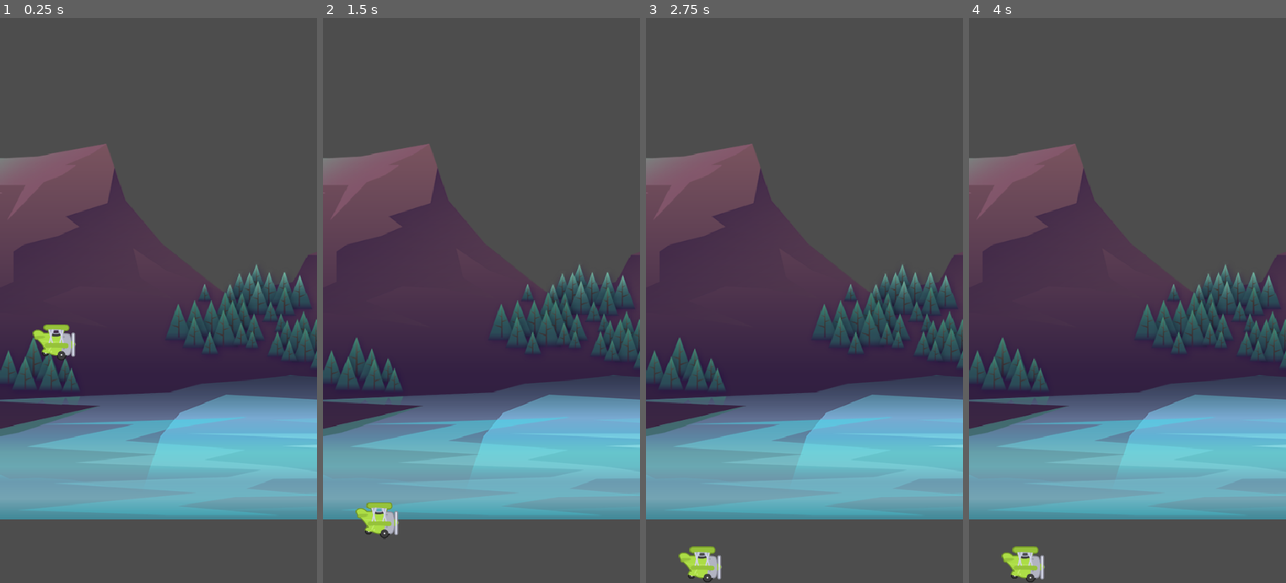
Above: before the commit, frames 1-4 (left to right).
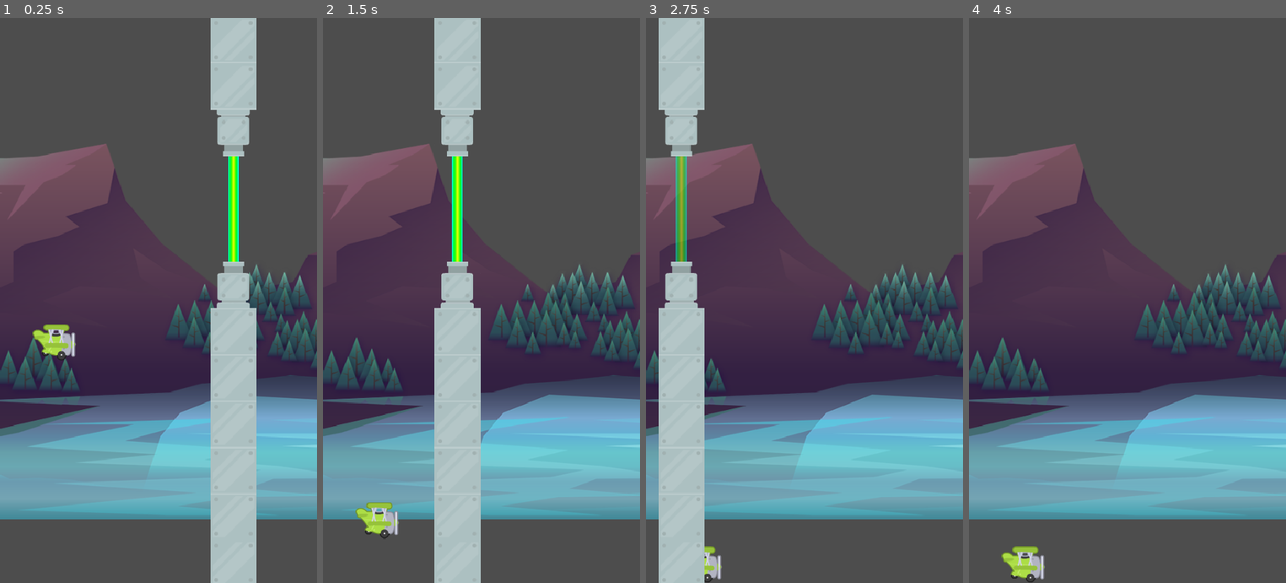
Above: after the commit, the same moments.

Repository: Peter-Pander/Tappy
Game: Godot game, scene res://Scenes/Game/Game.tscn
Same seed, same stepped clock (60 frames per second), same inputs: the game is played once before the commit and once after it.
Inputs:
- Up to frame 1 (0.25 s): no input
- Up to frame 2 (1.5 s): tap Space (jump) at 0.77 s
- Up to frame 3 (2.75 s): tap Space (jump) at 1.52 s
- Up to frame 4 (4 s): tap Space (jump) at 3.02, 3.77 s

The runs differ from the first frame. In frame 1, 12% of the frame differs, in the area x 66-81%, y 0-100%; in frame 2, 12%, in the area x 35-50%, y 0-100%; in frame 3, 12%; in frame 4, nothing differs.

Commit message:
Add pipe scrolling and auto-removal when off-screen
- Pipes now move left at 120 pixels per second in _process
- Connected VisibleOnScreenNotifier2D's screen_exited signal
- Pipe scene removes itself from the tree when off-screen
- Tested by instancing a pipe in the main scene to verify behavior

Diff:
--- a/Scenes/Game/Game.tscn
+++ b/Scenes/Game/Game.tscn
@@ -1,8 +1,9 @@
-[gd_scene load_steps=4 format=3 uid="uid://dnghy4durt210"]
+[gd_scene load_steps=5 format=3 uid="uid://dnghy4durt210"]
 
 [ext_resource type="Texture2D" uid="uid://bo5jjmdduqm1p" path="res://assets/background/rocks_2.png" id="1_rdw05"]
 [ext_resource type="PackedScene" uid="uid://ph3wxou8gdsq" path="res://Scenes/Plane/Plane.tscn" id="2_gwu2e"]
 [ext_resource type="PackedScene" uid="uid://cafxf35lsiggm" path="res://Scenes/Barrier/Barrier.tscn" id="3_xbxml"]
+[ext_resource type="PackedScene" uid="uid://dm55awt40lsd4" path="res://Scenes/Pipes/Pipes.tscn" id="4_ln2h6"]
 
 [node name="Game" type="Node2D"]
 
@@ -14,3 +15,6 @@
 position = Vector2(82, 457)
 
 [node name="Barrier" parent="." instance=ExtResource("3_xbxml")]
+
+[node name="Pipes" parent="." instance=ExtResource("4_ln2h6")]
+position = Vector2(383, 288)
--- a/Scenes/Laser/Laser.tscn
+++ b/Scenes/Laser/Laser.tscn
@@ -4,6 +4,21 @@
 
 [sub_resource type="RectangleShape2D" id="RectangleShape2D_nhk4o"]
 size = Vector2(8, 191)
+
+[sub_resource type="Animation" id="Animation_g6hyc"]
+length = 0.001
+tracks/0/type = "value"
+tracks/0/imported = false
+tracks/0/enabled = true
+tracks/0/path = NodePath("Sprite2D:modulate")
+tracks/0/interp = 1
+tracks/0/loop_wrap = true
+tracks/0/keys = {
+"times": PackedFloat32Array(0),
+"transitions": PackedFloat32Array(1),
+"update": 0,
+"values": [Color(1, 1, 1, 1)]
+}
 
 [sub_resource type="Animation" id="Animation_nhk4o"]
 resource_name = "flash"
@@ -21,21 +36,6 @@
 "transitions": PackedFloat32Array(1, 1, 1, 1, 1),
 "update": 0,
 "values": [Color(1, 1, 1, 1), Color(1, 1, 1, 1), Color(1, 1, 1, 0), Color(1, 1, 1, 0), Color(1, 1, 1, 1)]
-}
-
-[sub_resource type="Animation" id="Animation_g6hyc"]
-length = 0.001
-tracks/0/type = "value"
-tracks/0/imported = false
-tracks/0/enabled = true
-tracks/0/path = NodePath("Sprite2D:modulate")
-tracks/0/interp = 1
-tracks/0/loop_wrap = true
-tracks/0/keys = {
-"times": PackedFloat32Array(0),
-"transitions": PackedFloat32Array(1),
-"update": 0,
-"values": [Color(1, 1, 1, 1)]
 }
 
 [sub_resource type="AnimationLibrary" id="AnimationLibrary_g6hyc"]
--- /dev/null
+++ b/Scenes/Pipes/Pipes.gd
@@ -0,0 +1,25 @@
+extends Node2D
+
+
+const SPEED: float = 120.0
+const OFF_SCREEN: float = 100.0
+
+# Called when the node enters the scene tree for the first time.
+func _ready() -> void:
+	pass # Replace with function body.
+
+
+# Called every frame. 'delta' is the elapsed time since the previous frame.
+func _process(delta: float) -> void:
+	position.x -= SPEED * delta
+	if position.x < get_viewport_rect().position.x - OFF_SCREEN:
+		die()
+
+
+func die() -> void:
+	set_process(false)
+	queue_free()
+
+
+func _on_screen_exited() -> void:
+	die()
--- a/Scenes/Pipes/Pipes.tscn
+++ b/Scenes/Pipes/Pipes.tscn
@@ -1,9 +1,11 @@
-[gd_scene load_steps=3 format=3 uid="uid://dm55awt40lsd4"]
+[gd_scene load_steps=4 format=3 uid="uid://dm55awt40lsd4"]
 
 [ext_resource type="PackedScene" uid="uid://bteu74oxualif" path="res://Scenes/Laser/Laser.tscn" id="1_cd7t7"]
+[ext_resource type="Script" uid="uid://gs7rmkqmfq75" path="res://Scenes/Pipes/Pipes.gd" id="1_u8oov"]
 [ext_resource type="PackedScene" uid="uid://b15k35q30ig5r" path="res://Scenes/Pipe/Pipe.tscn" id="2_nqmk8"]
 
 [node name="Pipes" type="Node2D"]
+script = ExtResource("1_u8oov")
 
 [node name="Laser" parent="." instance=ExtResource("1_cd7t7")]
 
@@ -16,3 +18,5 @@
 
 [node name="VisibleOnScreenNotifier2D" type="VisibleOnScreenNotifier2D" parent="."]
 position = Vector2(152, 0)
+
+[connection signal="screen_exited" from="VisibleOnScreenNotifier2D" to="." method="_on_screen_exited"]
Not shown, added: Scenes/Pipes/Pipes.gd.uid
